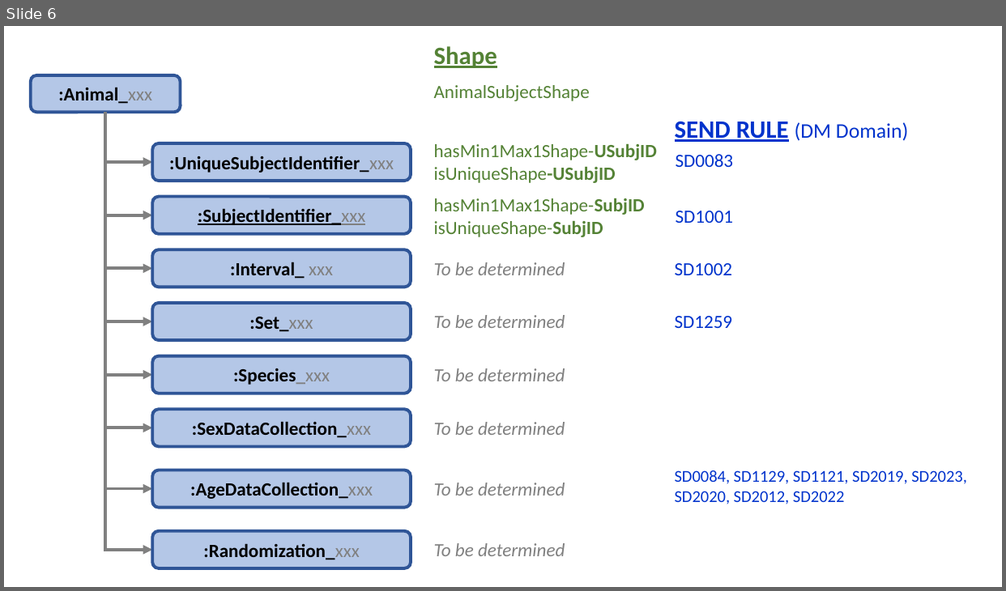
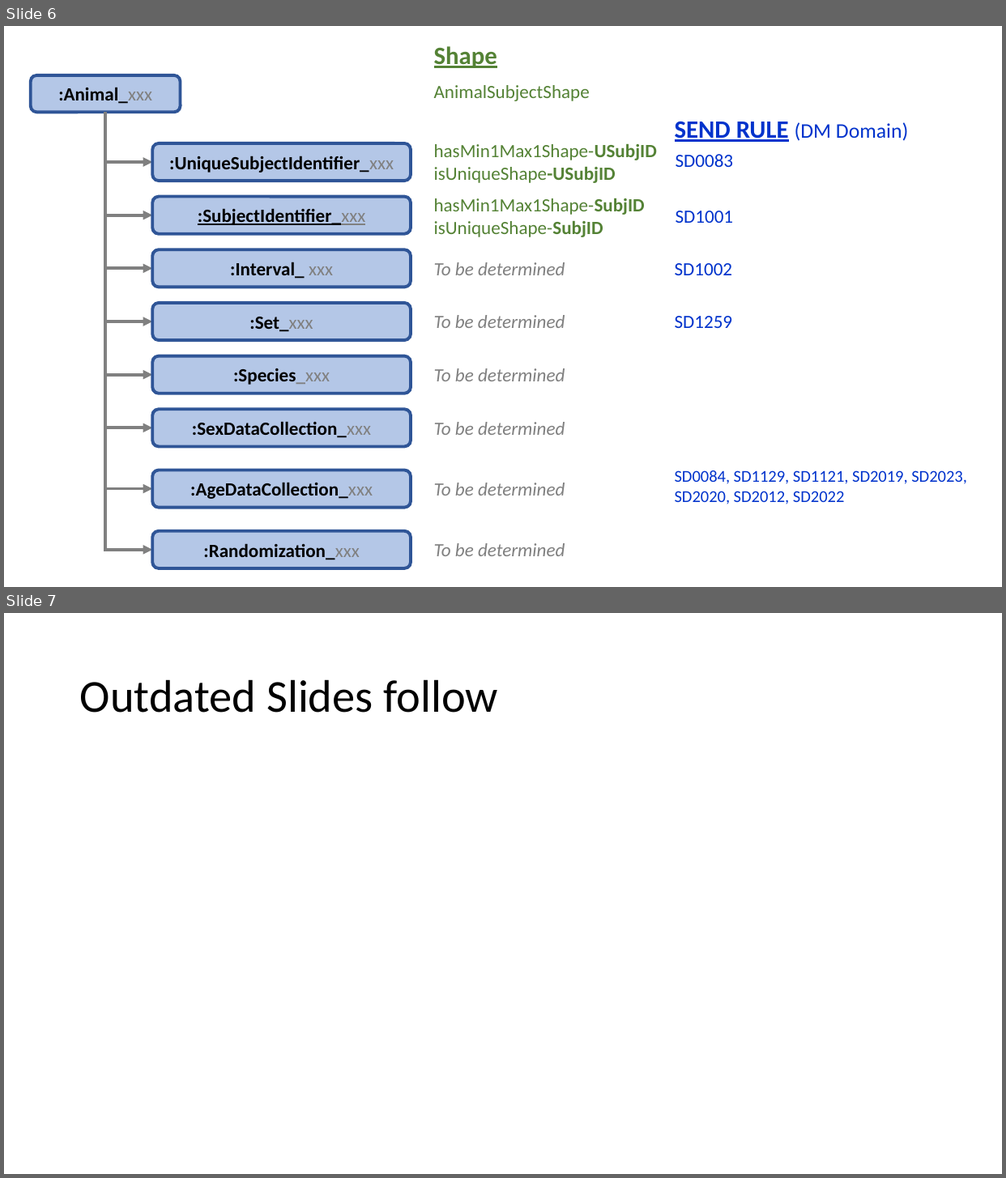
Before and after one commit to phuse-org/SENDConform, a slide deck: doc/images/ImageSources.pptx. Shown one above the other, each under a label of ours: slide 6 before the commit, slides 6 and 7 after it. The pictures are 1006x591 and 1006x1178 pixels, drawn with LibreOffice and Linux fonts; fonts in the diff are those of the drawing. Boxes give left, top, right and bottom in pixels: in the first picture for what was removed or moved away, otherwise in the second. Text is boxed around its words. In the diff, an @@ line names an element or a change of style, - is before the commit and + after.

```diff
--- a/doc/images/ImageSources.pptx
+++ b/doc/images/ImageSources.pptx
@@ slide 7 added at (x1=4, y1=613, x2=1002, y2=1174), background #FFFFFF @@
@@ title added at (x1=80, y1=679, x2=499, y2=713), 44 pt, text #000000 @@
+Outdated Slides follow
```
Also in this commit, not shown: 2 other slides added, 11 other files.
